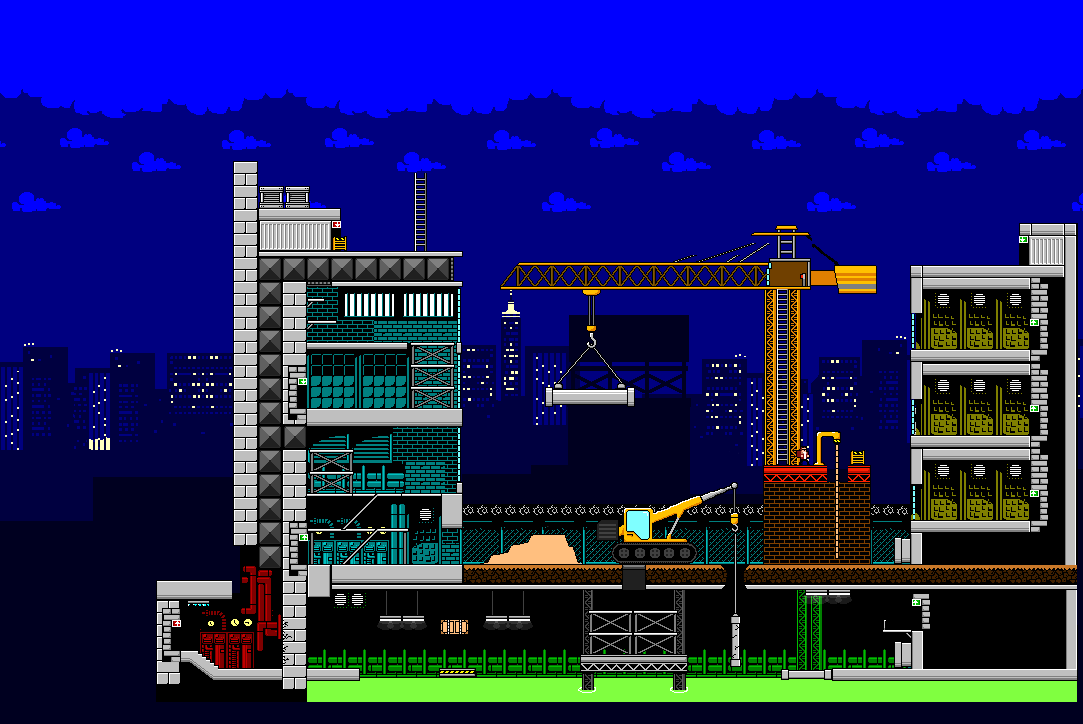
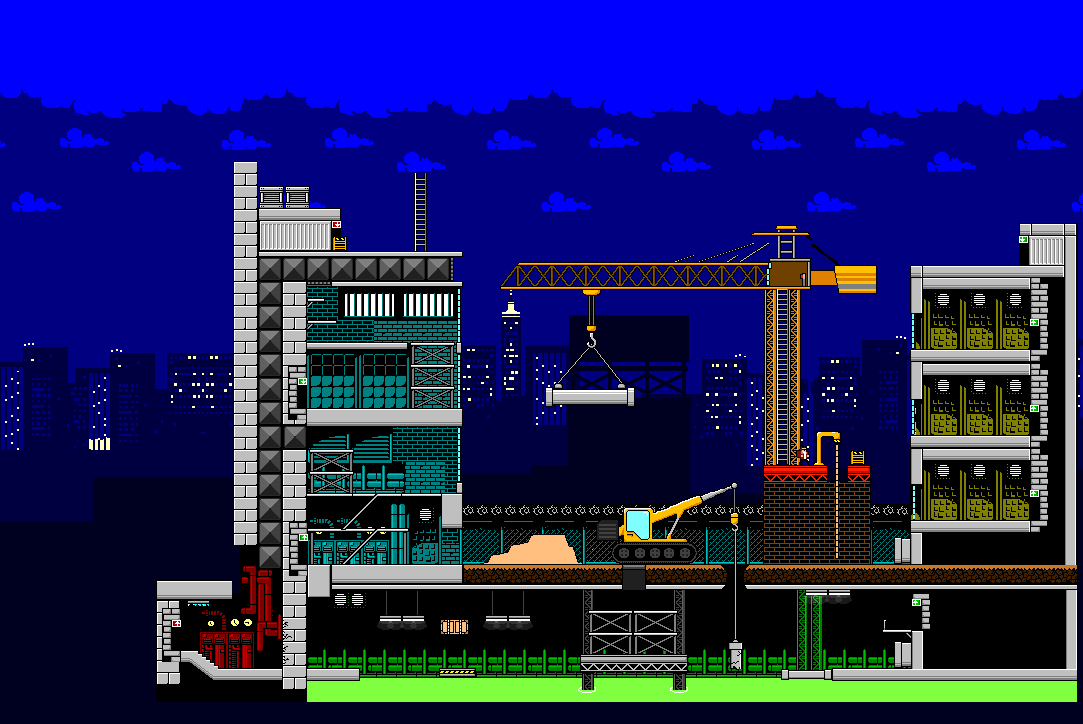
Layer changes from the first 1083 × 724 image to the second:
painted on "boru copy" over [733, 529, 738, 641]
painted on "boru" over [729, 616, 742, 671]
